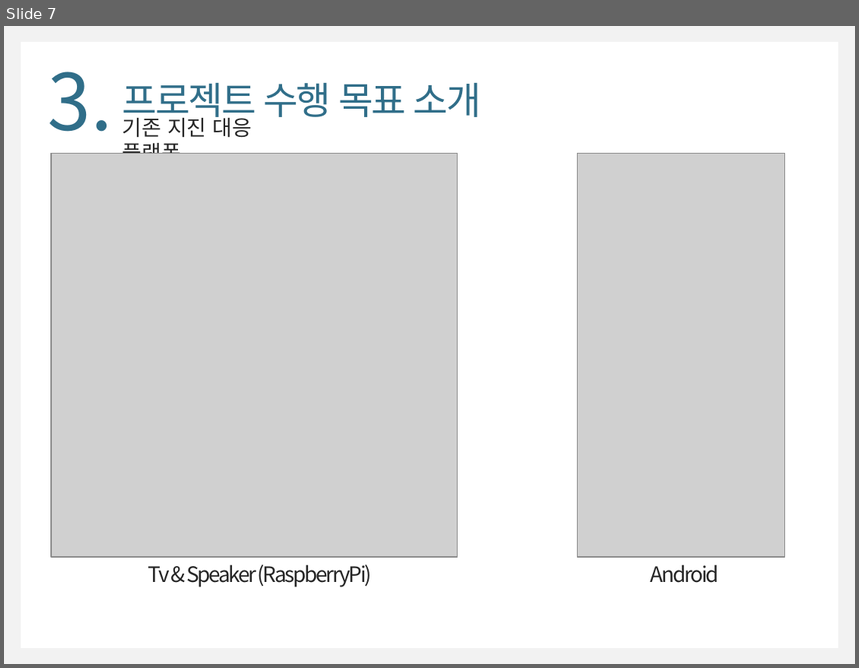
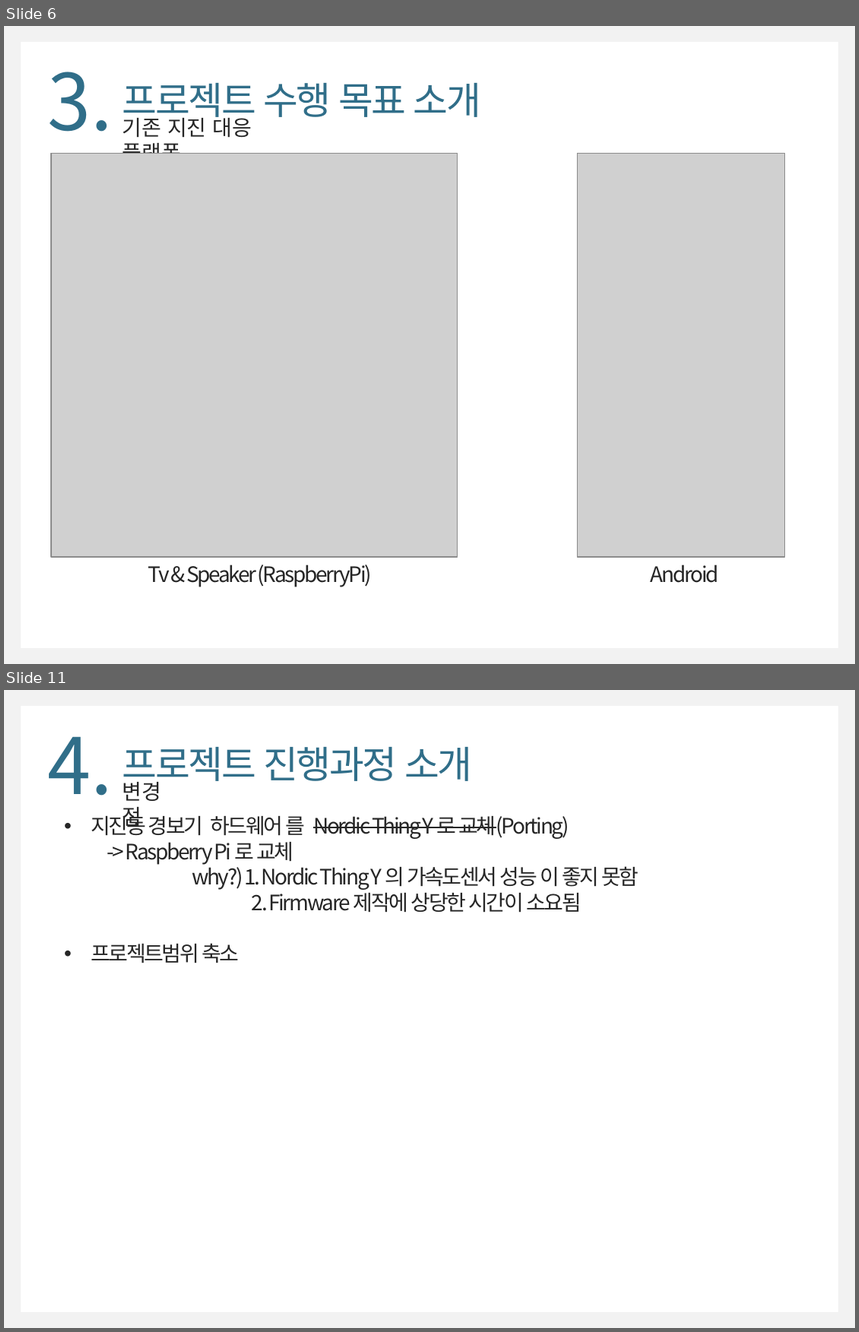
Before and after one commit to WongyuLee/KNU_SoftwareEngineering_2Team, a slide deck: doc/SoftwareEngineering_2Team(최종).pptx. Shown one above the other, each under a label of ours: slide 7 before the commit, slides 6 and 11 after it; the slides between them are not shown. The pictures are 859x668 and 859x1332 pixels, drawn with LibreOffice and Linux fonts; fonts in the diff are those of the drawing; grey boxes stand for pictures. Boxes give left, top, right and bottom in pixels: in the first picture for what was removed or moved away, otherwise in the second. Text is boxed around its words. In the diff, an @@ line names an element or a change of style, - is before the commit and + after.

```diff
--- a/doc/SoftwareEngineering_2Team(최종).pptx
+++ b/doc/SoftwareEngineering_2Team(최종).pptx
@@ slide 11 added at (4,690,855,1328), background #F2F2F2; not listed: 1 template element that a slide beside it also shows @@
@@ text added at (48,736,113,796), 66 pt, text #306E89 @@
+4.
@@ text added at (123,747,472,788), 32 pt, text #306E89 @@
+프로젝트 진행과정 소개
@@ text added at (123,782,162,831), 18 pt, text #262626 @@
+변경점
@@ text added at (91,816,639,963), 18 pt, text #262626 @@
+• 지진동 경보기 하드웨어 를 Nordic Thing Y 로 교체(Porting)
+  -> Raspberry Pi 로 교체
+  why?) 1. Nordic Thing Y 의 가속도센서 성능 이 좋지 못함
+  2. Firmware 제작에 상당한 시간이 소요됨
+• 프로젝트범위 축소
@@ what was slide 7 is now slide 6 @@
```
Also in this commit, not shown: 6 slides changed, 5 other slides added, 5 slides removed, 2 other files.
